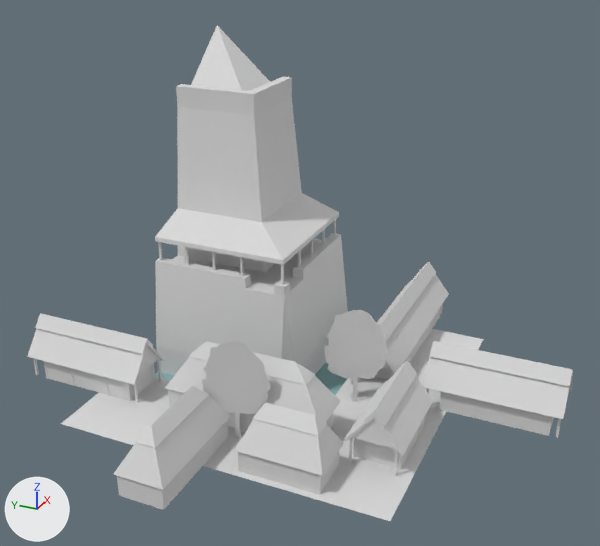
An edit to the OBJ model assets/stl_export/1c1r.obj, drawn before and after from the same camera.
The view is the same before and after, from a 50 mm camera at (-61.4, -28.6, 41.8) aimed at (-1.3, -1.6, 11.8). The lights are fixed; the arrows at lower left show +X, +Y and +Z. The first picture is the older version. Where no turn or scale is listed for an object, it has been applied to the vertices. Vertices at exactly the same position are counted once.

Before the edit, the objects in view are built like this:
```python
me_1c1r = bpy.data.meshes.new('1c1r')
me_1c1r.from_pydata(...)  # 1006 vertices, 1520 faces; spans x -20.9..19.4, y -24.8..22.6, z -3.0..29.6
# faces by material slot: [1518, 2]
me_1c1r.materials.append(mat_default)  # light grey #dadada
me_1c1r.materials.append(mat_water)  # greyish cyan #88afb1
ob_1c1r = bpy.data.objects.new('1c1r', me_1c1r)
ob_1c1r.location = (0.0, 0.0, 0.0)
```
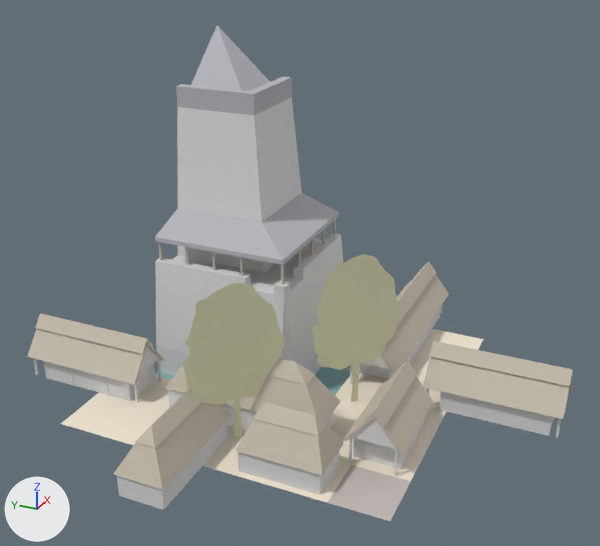
Pixel boxes (x1, y1, x2, y2) of what changed, in the pictures (600 x 546 px; the box of a moved part takes in the faces that stretch with it):
part 1 of me_1c1r, moved or reshaped: before (155, 84, 389, 438); after (155, 84, 401, 439)
part 2 of me_1c1r, recoloured (light grey to grey): (155, 25, 339, 265) in both
part 3 of me_1c1r, recoloured: (27, 220, 573, 490) in both
part 4 of me_1c1r, recoloured: (61, 329, 484, 502) in both
part 5 of me_1c1r, recoloured: (327, 465, 411, 521) in both

Edits to the bpy script that builds the scene:
```text
Add mat_straw:
    mat_straw = principled_material('straw')
    mat_straw.base_color = (0.569, 0.514, 0.42)  # light grey #c7bead
    mat_straw.roughness = 1.0
Add mat_w:
    mat_w = principled_material('w')
    mat_w.base_color = (0.757, 0.757, 0.502)  # beige #e2e2bc
    mat_w.roughness = 1.0
Add mat_road:
    mat_road = principled_material('road')
    mat_road.base_color = (0.537, 0.49, 0.467)  # light grey #c2bab6
    mat_road.roughness = 1.0
Add mat_castleroof:
    mat_castleroof = principled_material('castleRoof')
    mat_castleroof.base_color = (0.471, 0.471, 0.51)  # grey #b7b7bd
    mat_castleroof.roughness = 1.0
Add mat_cortyard:
    mat_cortyard = principled_material('cortyard')
    mat_cortyard.base_color = (0.878, 0.792, 0.651)  # pale yellow #f1e6d3
    mat_cortyard.roughness = 1.0
Change me_1c1r:
    used by ob_1c1r; location = (0.0, 0.0, 0.0)
    remove me_1c1r.from_pydata(...)  # 1006 vertices, 1520 faces; spans x -20.9..19.4, y -24.8..22.6, z -3.0..29.6
    add me_1c1r.from_pydata(...)  # 1006 vertices, 1491 faces; spans x -20.9..19.4, y -24.8..22.6, z -3.0..29.6
    me_1c1r part 1
    130 vertices are removed from x -11.4..-0.3, y -9.7..2.7, z 0.0..9.3
    176 faces are deleted
    2 vertices move from x -10.5..-1.2, y -7.1..-0.1, z 0.0 to x -10.6..-1.4, y -6.9..0.1, z 0.0
    125 vertices are added at x -13.9..2.1, y -9.7..2.8, z 0.0..14.4
    5 new vertices lie (0.1, -0.1, 0.6) away from vertices in x -10.3..2.1, y -9.7..-0.1, z 1.4..7.6
    8 new faces join them, mat_castleroof (grey #b7b7bd)
    3 new faces join them, mat_default (light grey #dadada)
    136 new faces join them, mat_w (beige #e2e2bc)
    me_1c1r part 2: 26 faces spanning x 1.2..15.0, y 1.2..15.0, z 11.0..29.6 switch from mat_default (light grey #dadada) to mat_castleroof (grey #b7b7bd)
    me_1c1r part 3: 322 faces spanning x -20.9..19.4, y -24.8..22.6, z 2.0..11.0 switch from mat_default (light grey #dadada) to mat_straw (light grey #c7bead)
    me_1c1r part 4: 6 faces spanning x -15.0..15.0, y -15.0..15.0, z 0.0 switch from mat_default (light grey #dadada) to mat_cortyard (pale yellow #f1e6d3)
    me_1c1r part 5: 2 faces spanning x -15.0..-10.0, y -15.0..-10.0, z 0.0 switch from mat_default (light grey #dadada) to mat_road (light grey #c2bab6)
    add me_1c1r.materials.append(mat_w)  # beige #e2e2bc
```
